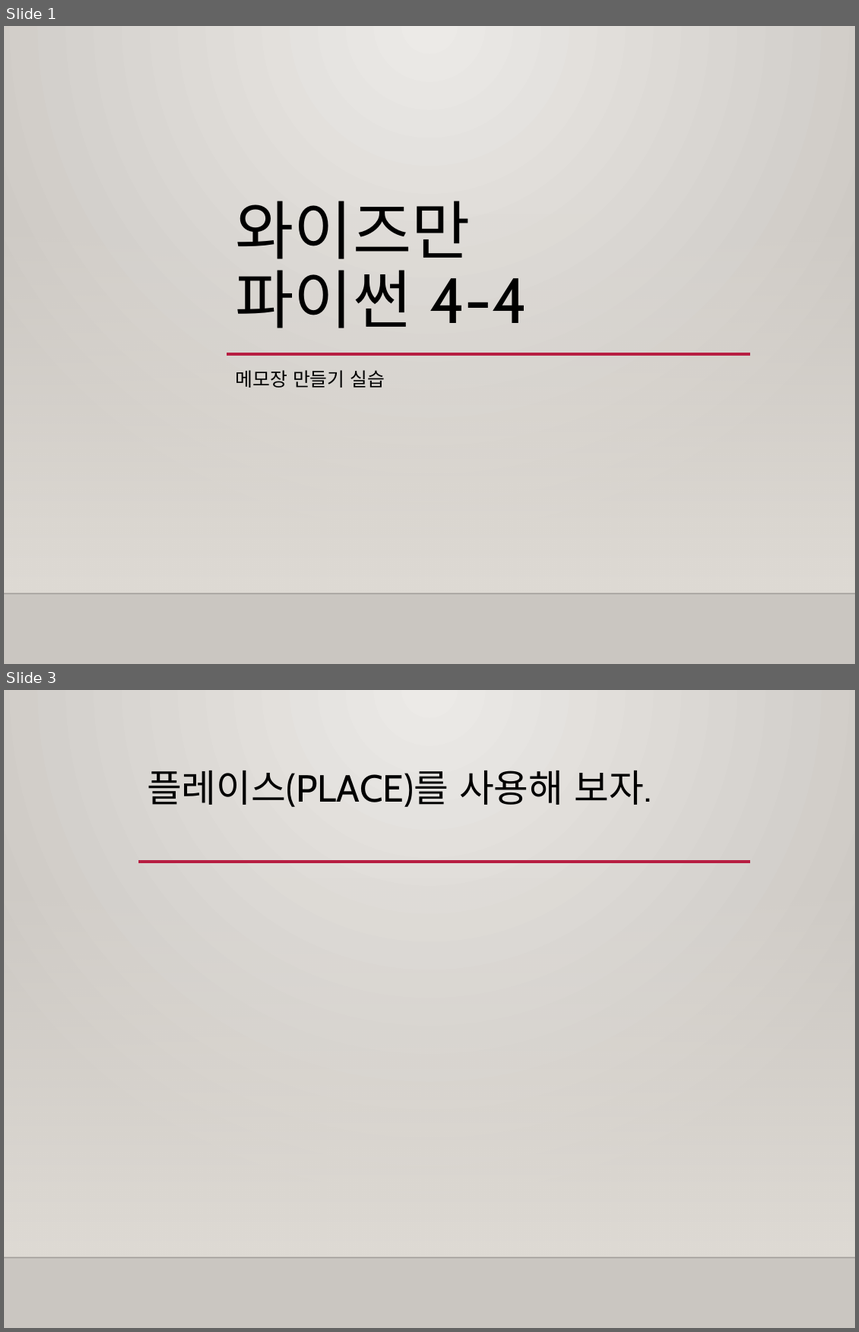
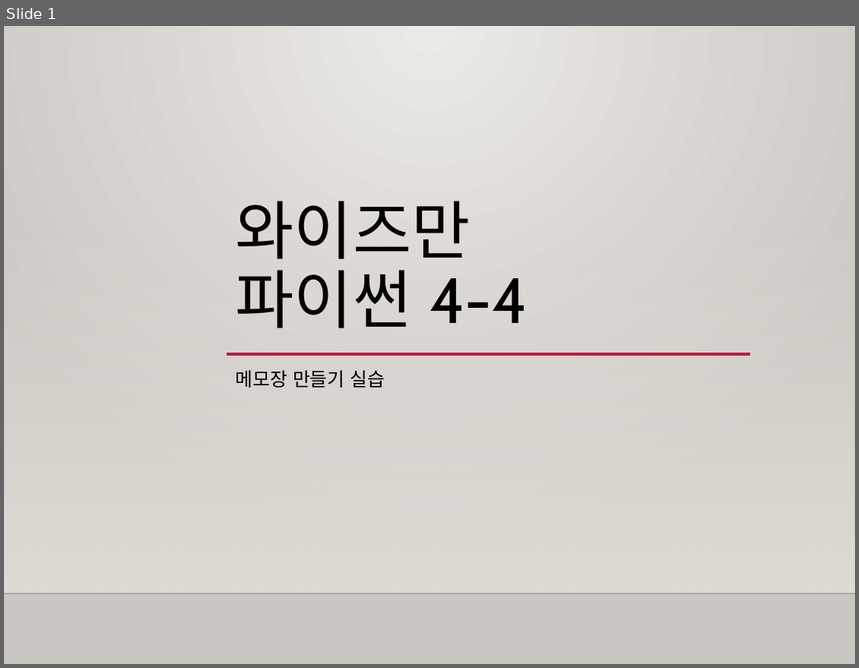
Before and after one commit to freshmea/weizman_python_class, a slide deck: textbook/파이썬4-4교시.pptx. Shown one above the other, each under a label of ours: slides 1 and 3 before the commit, slide 1 after it; the slides between them are not shown. The pictures are 859x1332 and 859x668 pixels, drawn with LibreOffice and Linux fonts; fonts in the diff are those of the drawing; background and template pictures are left out. Boxes give left, top, right and bottom in pixels: in the first picture for what was removed or moved away, otherwise in the second. Text is boxed around its words. In the diff, an @@ line names an element or a change of style, - is before the commit and + after.

```diff
--- a/textbook/파이썬4-4교시.pptx
+++ b/textbook/파이썬4-4교시.pptx
@@ slide 3 removed at [4,690,855,1328], background gradient #ECEAE7 to #CAC7C1; not listed: 2 template elements that a slide beside it also shows @@
@@ title removed at [147,771,652,807] @@
-플레이스(PLACE)를 사용해 보자.
@@ line removed from (139, 862) to (750, 862) @@
```
Also in this commit, not shown: 2 slides changed, 3 slides added, 4 other slides removed, 7 other files.
